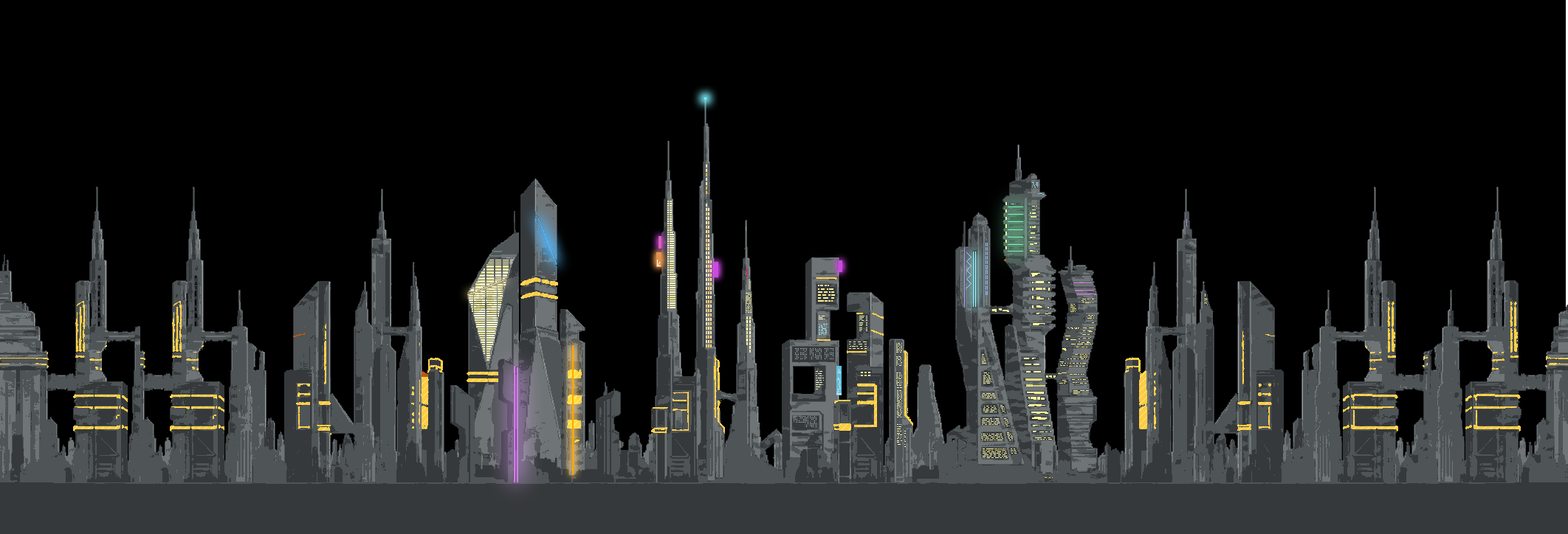
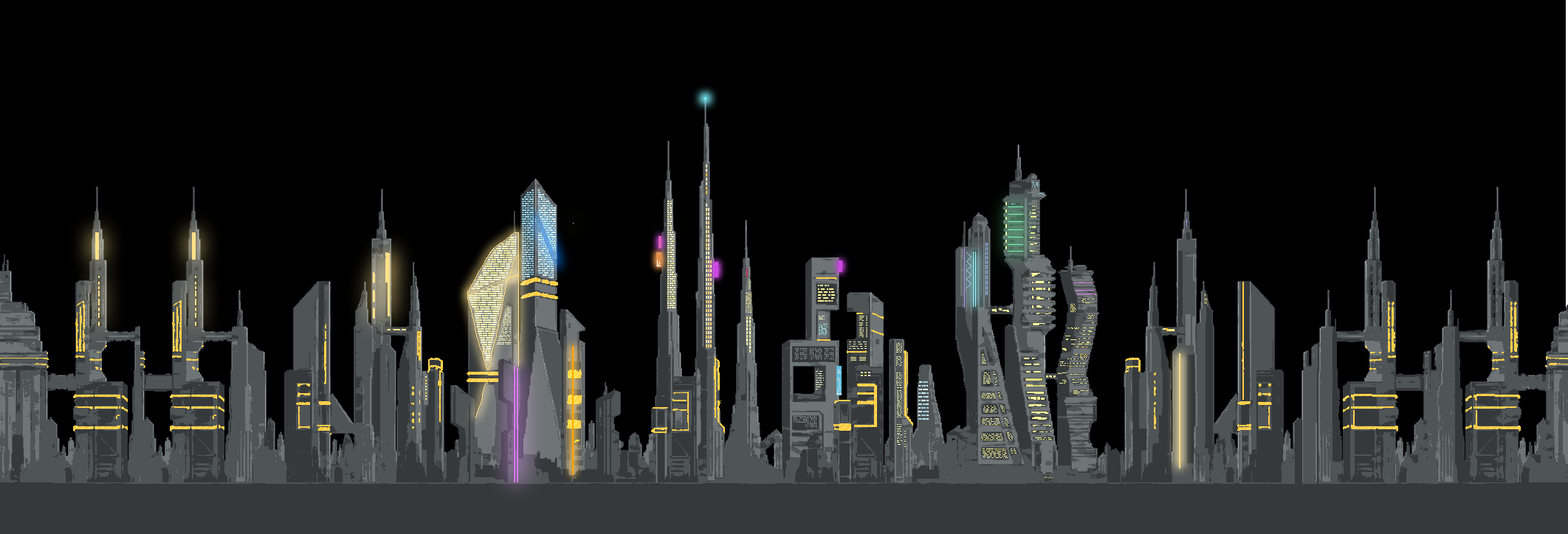
Two versions of the same layered image (1568 x 534). Layer-by-layer changes:
added layer "图层 3 copy" above "图层 2 copy 2" over [535, 216, 557, 267]
added layer "图层 2 copy 2" above "图层 2 copy" over [95, 222, 574, 327]
added layer "图层 2 copy" above "图层 2" over [191, 222, 671, 327]
painted on "图层 2" over [467, 232, 1181, 469]
painted on "Background" over [172, 189, 1428, 430]
removed layer "city-background-wide-final-pixel-filled" over [71, 187, 1498, 486]
added layer "1" above "图层 1" over [71, 187, 1498, 486]
